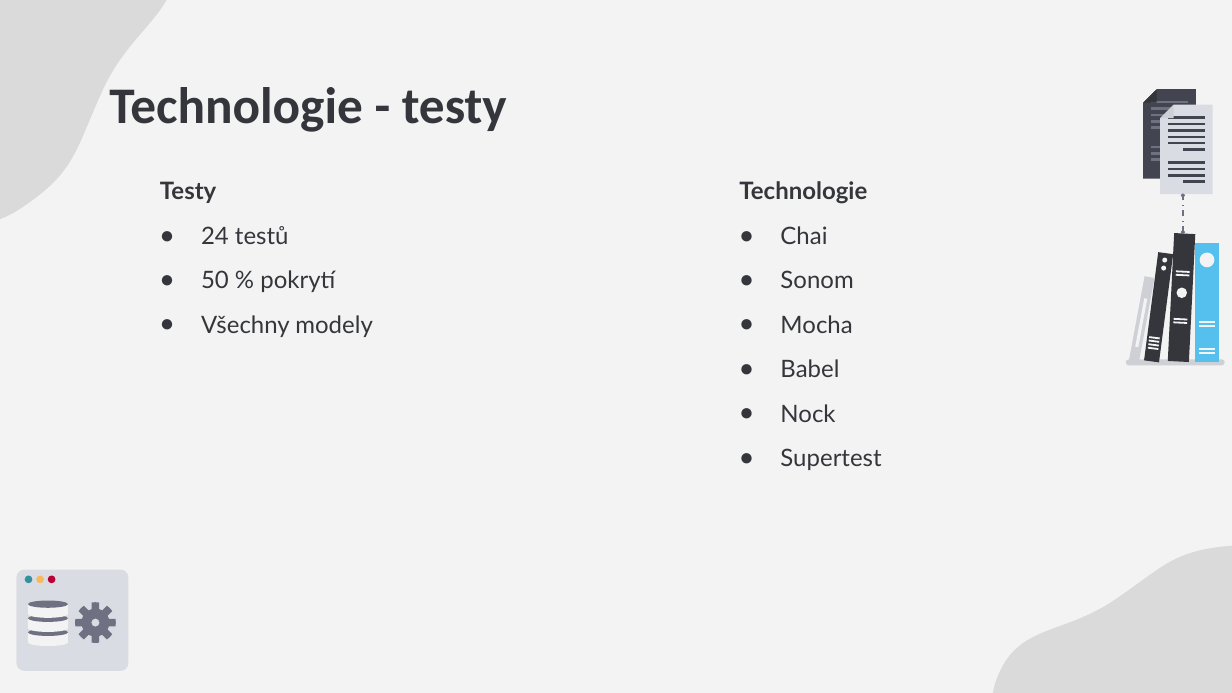
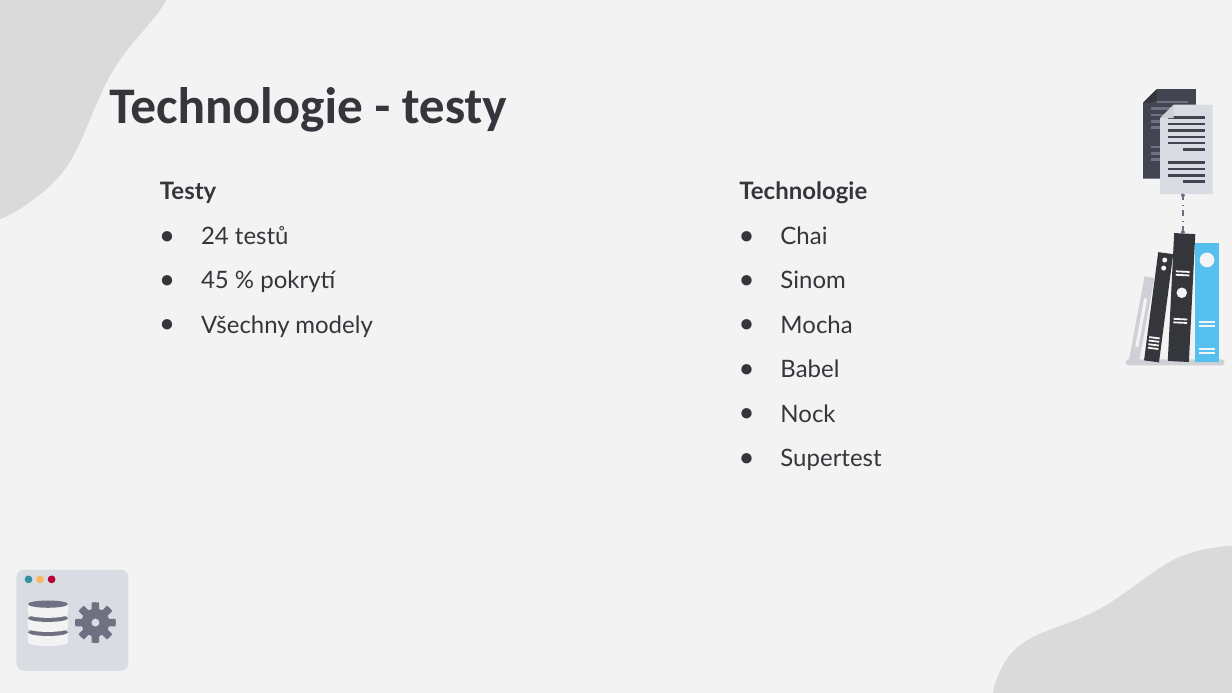
Before and after one commit to sakJH/GymNest, a slide deck: slide 5 of Výstupy projektu/GymNest Výstupní prezentace.pptx. Drawn at 1232x693 pixels with LibreOffice and Linux fonts; fonts in the diff are those of the drawing. Boxes give left, top, right and bottom in pixels: in the first picture for what was removed or moved away, otherwise in the second. Text is boxed around its words. In the diff, an @@ line names an element or a change of style, - is before the commit and + after.

```diff
--- a/Výstupy projektu/GymNest Výstupní prezentace.pptx
+++ b/Výstupy projektu/GymNest Výstupní prezentace.pptx
@@ text at bbox=[201, 270, 335, 292]: text changed @@
-● 50 % pokrytí
+● 45 % pokrytí
@@ text at bbox=[780, 270, 845, 288]: text changed @@
-● Sonom
+● Sinom
```
Also in this commit, not shown: 1 other slide changed.
